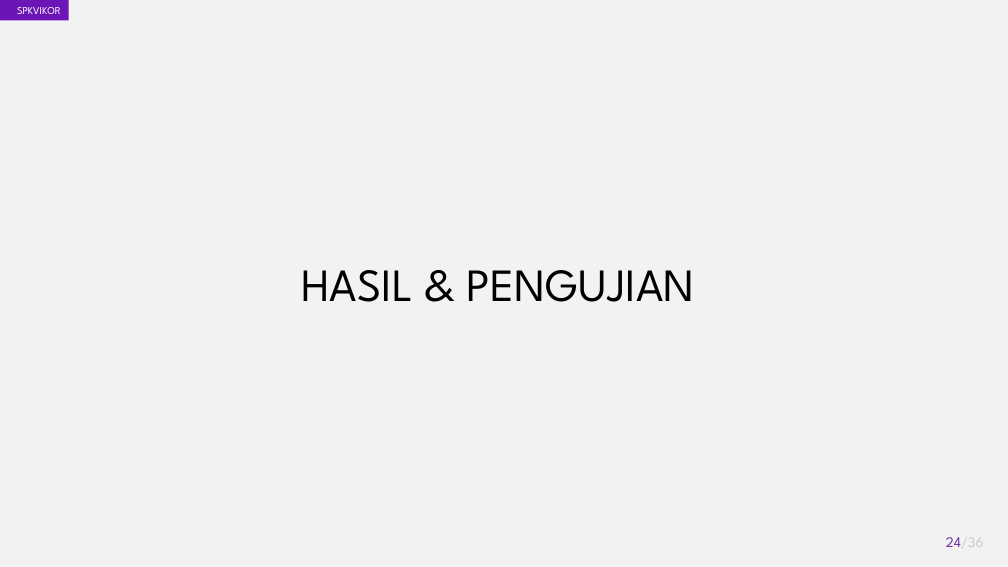
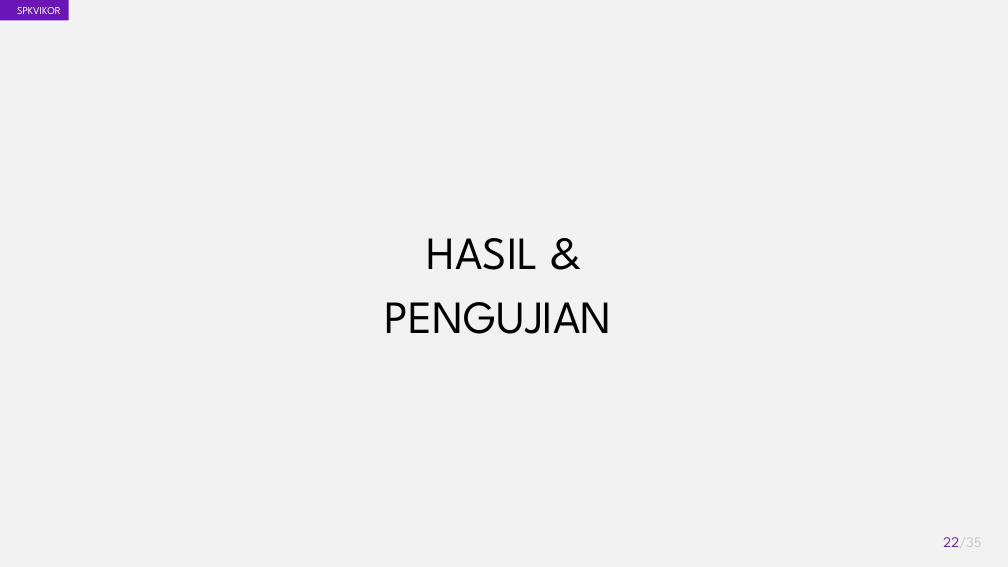
Before and after one commit to akhmadali7/TugasAkhir, a slide deck: slide 22 of PPT - TA - Akhmad Ali Sajidin.pptx (slide 24 before the commit). Drawn at 1008x567 pixels with LibreOffice and Linux fonts; fonts in the diff are those of the drawing. Boxes give left, top, right and bottom in pixels: in the first picture for what was removed or moved away, otherwise in the second. Text is boxed around its words. In the diff, an @@ line names an element or a change of style, - is before the commit and + after.

```diff
--- a/PPT - TA - Akhmad Ali Sajidin.pptx
+++ b/PPT - TA - Akhmad Ali Sajidin.pptx
@@ text at [384,238,612,334]: text changed @@
-HASIL & PENGUJIAN
+HASIL &
+PENGUJIAN
@@ page number at [943,537,981,547]: text changed @@
-24/36
+22/35
```
Also in this commit, not shown: 12 other slides changed, 1 other file.
